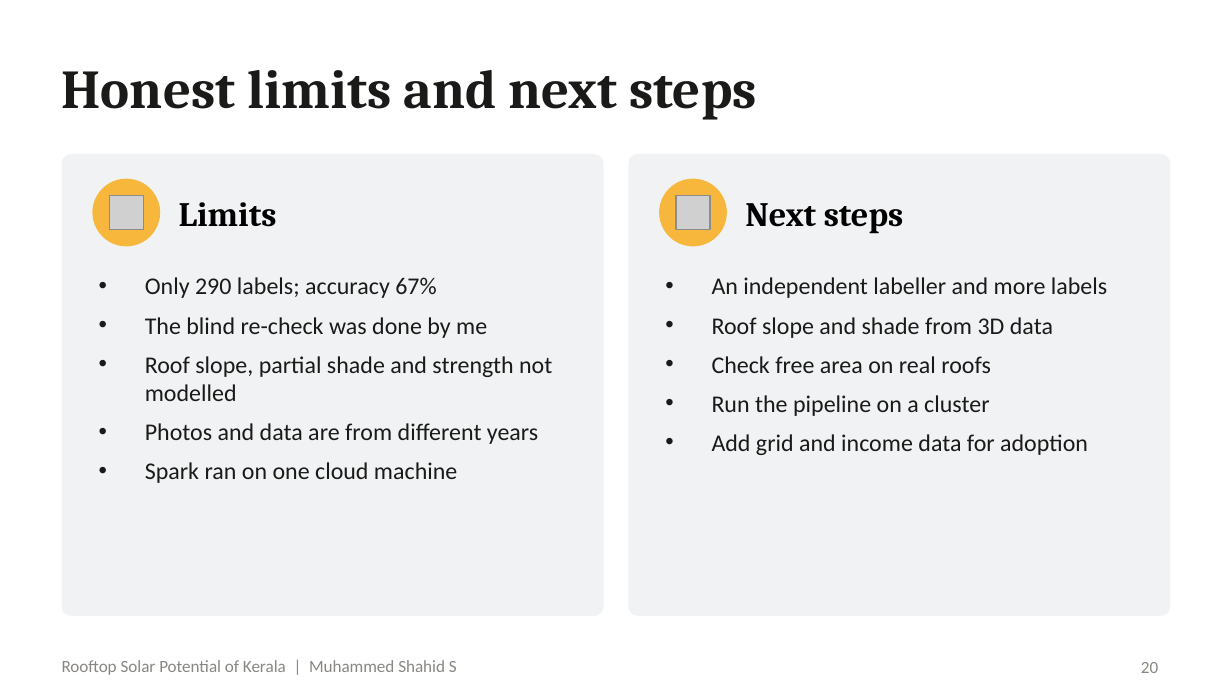
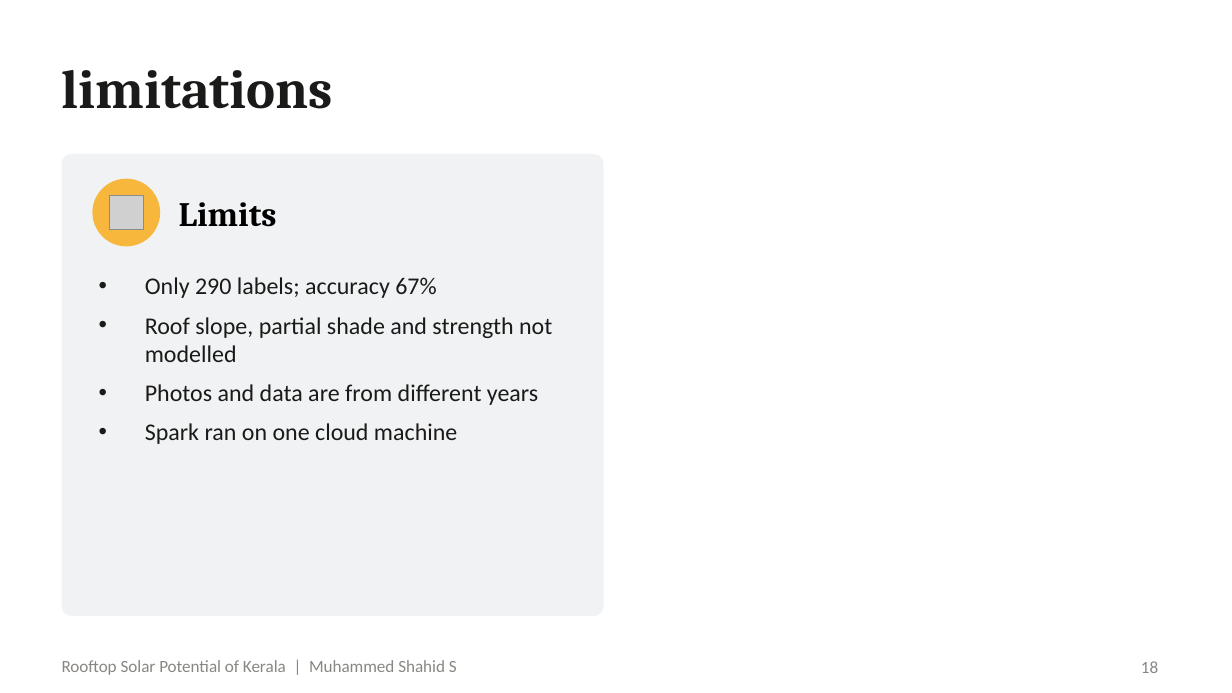
Before and after one commit to muhammedshahidsds25-collab/kerala-rooftop-solar, a slide deck: slide 18 of presentation/Rooftop_Solar_Kerala_Final.pptx (slide 20 before the commit). Drawn at 1232x693 pixels with LibreOffice and Linux fonts; fonts in the diff are those of the drawing; grey boxes stand for pictures. Boxes give left, top, right and bottom in pixels: in the first picture for what was removed or moved away, otherwise in the second. Text is boxed around its words. In the diff, an @@ line names an element or a change of style, - is before the commit and + after.

```diff
--- a/presentation/Rooftop_Solar_Kerala_Final.pptx
+++ b/presentation/Rooftop_Solar_Kerala_Final.pptx
@@ title at (62,70,334,109): text changed @@
-Honest limits and next steps
+limitations
@@ rounded rectangle removed at (628,154,1170,616) @@
@@ ellipse removed at (659,179,727,246) @@
@@ picture removed at (676,196,711,230) @@
@@ text removed at (745,203,904,234) @@
-Next steps
@@ text removed at (712,277,1107,455) @@
-• An independent labeller and more labels
-• Roof slope and shade from 3D data
-• Check free area on real roofs
-• Run the pipeline on a cluster
-• Add grid and income data for adoption
@@ text at (145,317,487,338): paragraph removed @@
-• The blind re-check was done by me
@@ page number at (1141,661,1158,673): text changed @@
-20
+18
```
Also in this commit, not shown: 9 other slides changed, 2 slides added, 4 slides removed, 23 other files.
